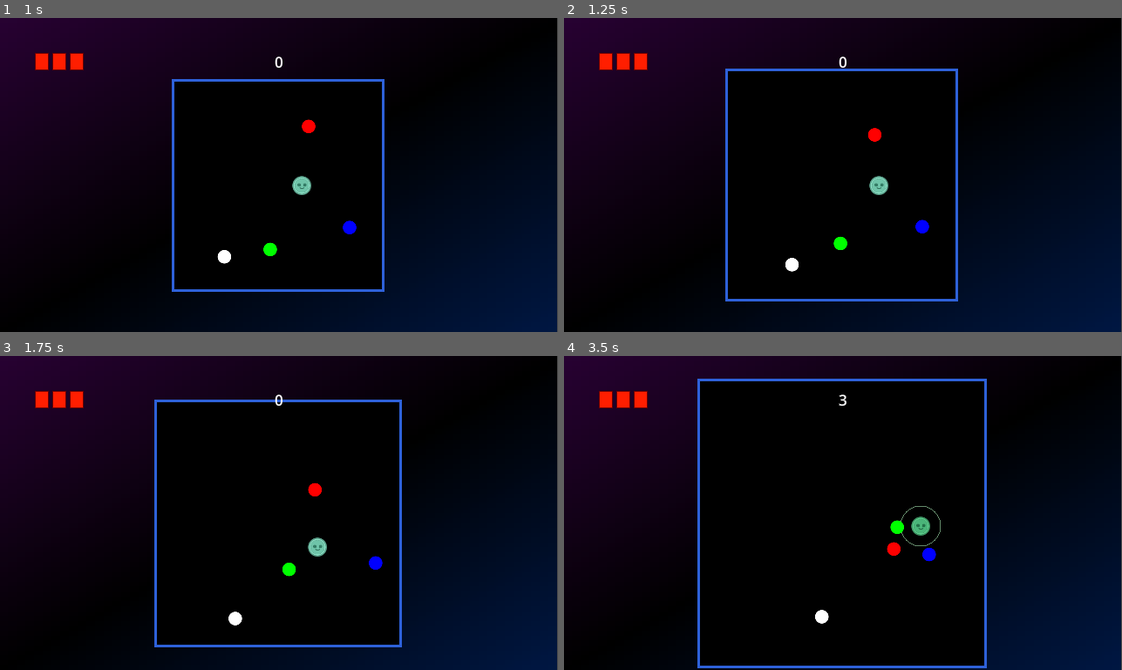
Above: before the commit, frames 1-4 (two rows, left to right).
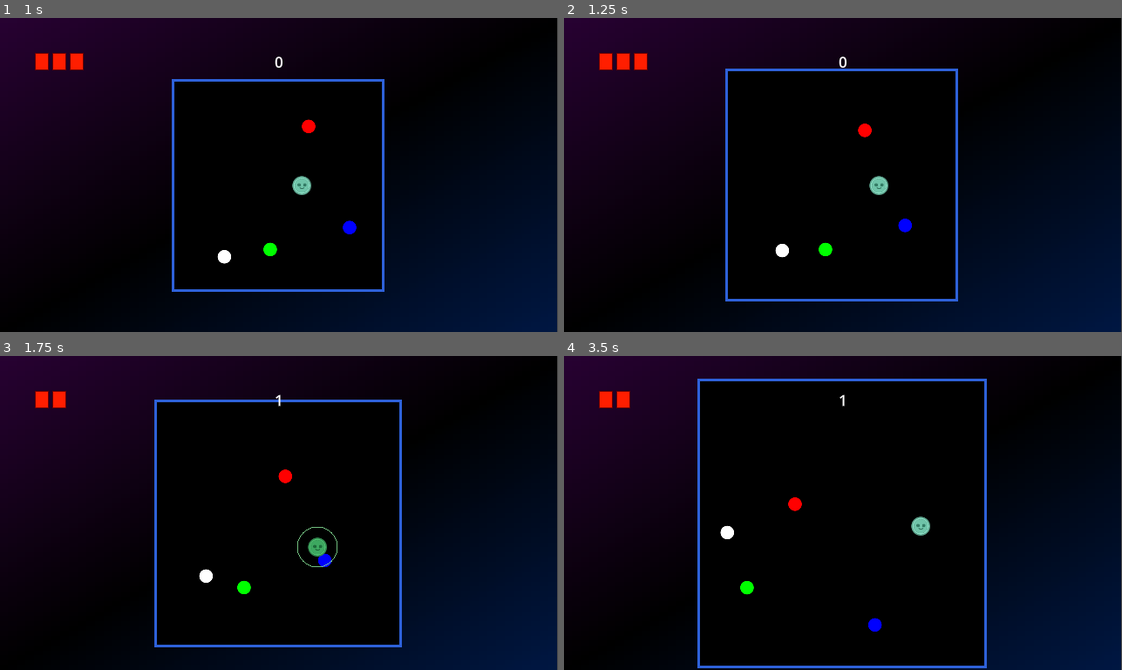
Above: after the commit, the same moments.

Repository: leofarias-cpu/brain-game-jam-incremental
Game: Godot game, scene res://systems/game/game.tscn
Same seed, same stepped clock (60 frames per second), same inputs: the game is played once before the commit and once after it.
Inputs:
- Up to frame 1 (1 s): tap Enter (ui_accept) at 0.5, 0.77 s; hold D (right) from 0.53 s (still down)
- Up to frame 2 (1.25 s): keep holding D (right)
- Up to frame 3 (1.75 s): release D (right) at 1.28 s; hold S (down) from 1.28 s (still down); tap Enter (ui_accept) at 1.52 s
- Up to frame 4 (3.5 s): release S (down) at 2.03 s; hold D (right) 2.03-2.78 s; hold W (up) from 2.78 s (still down); tap Enter (ui_accept) at 3.02 s

Frame 1 is identical in both runs. In frame 2, 0.7% of the frame differs, in the area x 37-66%, y 33-81%; in frame 3, 1.1%, in the area x 12-69%, y 11-86%; in frame 4, 1.1%.

Commit message:
feat: começo do upgrade system, implementando mais lógica do loop principal

Diff:
--- a/entities/ball/ball.tscn
+++ b/entities/ball/ball.tscn
@@ -29,7 +29,7 @@
 [sub_resource type="CircleShape2D" id="CircleShape2D_ivg0e"]
 radius = 7.5
 
-[node name="CharacterBody2D" type="CharacterBody2D" unique_id=1851846432 node_paths=PackedStringArray("hitbox")]
+[node name="Ball" type="CharacterBody2D" unique_id=1851846432 node_paths=PackedStringArray("hitbox") groups=["enemies"]]
 collision_layer = 2
 collision_mask = 5
 script = ExtResource("1_61umk")
--- a/entities/player/player.gd
+++ b/entities/player/player.gd
@@ -1,14 +1,16 @@
-extends CharacterBody2D
+class_name Player extends CharacterBody2D
 
-@export var SPEED = 30.0
 @export var grazing_area: Area2D
 @export var grazing_collision_shape: CollisionShape2D
 @export var hitbox: Area2D
 @export var sprite: Sprite2D
 
+var speed = 60
+var hp := 2
+
 signal graze(value: int)
 signal hit
-
+signal died
 
 func _ready() -> void:
 	grazing_area.area_entered.connect(_on_graze_area_area_entered)
@@ -20,12 +22,12 @@
 	var direction_y := Input.get_axis("up", "down")
 
 	if direction_x:
-		velocity.x = direction_x * SPEED
+		velocity.x = direction_x * speed
 	else:
 		velocity.x = 0
 
 	if direction_y:
-		velocity.y = direction_y * SPEED
+		velocity.y = direction_y * speed
 	else:
 		velocity.y = 0
 	move_and_slide()
@@ -42,4 +44,8 @@
 	hit.emit()
 	var tween = get_tree().create_tween()
 	tween.tween_property(sprite, 'modulate', Color(0.99, 0.33, 0.198, 1.0), 0.3)
+	if hp <= 0:
+		died.emit()
+		return
+
 	tween.tween_property(sprite, 'modulate', Color(1.0, 1.0, 1.0, 1.0), 0.2)
--- a/project.godot
+++ b/project.godot
@@ -29,6 +29,10 @@
 "res://systems/": "pink",
 "res://ui/": "teal"
 }
+
+[global_group]
+
+enemies="All the enemies baby"
 
 [gui]
 
--- a/systems/game/game.gd
+++ b/systems/game/game.gd
@@ -1,17 +1,22 @@
-extends Node2D
+class_name Game extends Node2D
 
-@export var hp = 3:
-	set(value):
-		hp = value
-		if hp <= 0:
-			get_tree().paused = true
+@export_group("Player")
+@export var player: Player
+@export var player_hp_max := 2
+@export var player_speed := 60.0
 
+@export_group("Play Space")
 @export var play_space_height: float
 @export var play_space_width: float
 @export var play_space_border_width: float
 @export var play_space: PlaySpace
 
+@export_group("")
 @export var enemies: Array[PackedScene]
+@export var upgrades: Dictionary[PackedScene, int]
+
+@export_group("Enemy Stats")
+
 
 func _ready() -> void:
 	play_space.height = play_space_height
@@ -21,22 +26,22 @@
 
 	round_start()
 
-func _process(_delta: float) -> void:
+func _process(_delta: float):
 	if Input.is_action_just_pressed("ui_accept"):
 		play_space.height += 32
 		play_space.width += 32
 		play_space.update_size()
-	const directions = [Vector2.UP, Vector2.RIGHT, Vector2.DOWN, Vector2.LEFT]
-	#for i in 20:
-		#await get_tree().create_timer(1).timeout
-		#var direction: Vector2 = directions.pick_random()
-		#print("Side: %s = %s" % [direction, play_space.get_point_from_side(direction, 0.5)])
+
+func round_start() -> void:
+	setup_player()
+	clear_enemies()
+	spawn_enemies()
+
+func round_end() -> void:
+	pass
 
 
-func _on_player_hit() -> void:
-	hp -= 1
-
-func round_start():
+func spawn_enemies() -> void:
 	for i in enemies.size():
 		var scene = enemies[i]
 		var new_enemy = scene.instantiate()
@@ -50,5 +55,20 @@
 			new_enemy.position = play_space.get_point_from_side(direction, 0.4)
 			new_enemy.rotation = direction.angle()
 			new_enemy.modulate = colors[i % 4]
+			new_enemy.add_to_group('enemies')
 			print(new_enemy.position)
+
 		play_space.add_child(new_enemy)
+
+func clear_enemies() -> void:
+	for enemy in get_tree().get_nodes_in_group("enemies"):
+		enemy.queue_free()
+
+func setup_player() -> void:
+	player.hp = player_hp_max
+	player.speed = player_speed
+	player.position = play_space.position
+
+
+func _on_player_died() -> void:
+	round_end()
--- a/systems/game/game.tscn
+++ b/systems/game/game.tscn
@@ -6,6 +6,7 @@
 [ext_resource type="PackedScene" uid="uid://cuovppwi20kvk" path="res://entities/ball/ball.tscn" id="4_fcqpf"]
 [ext_resource type="PackedScene" uid="uid://budtopphq6vwo" path="res://entities/player/player.tscn" id="5_2ub4j"]
 [ext_resource type="PackedScene" uid="uid://cejcjsd3sgueb" path="res://entities/play space/PlaySpace.tscn" id="6_q6kid"]
+[ext_resource type="Script" uid="uid://d2jv2neubkwrw" path="res://systems/upgrade/UpgradesManager.gd" id="7_sc4om"]
 
 [sub_resource type="Gradient" id="Gradient_80nbo"]
 offsets = PackedFloat32Array(0, 0.50301206, 0.9939759)
@@ -24,18 +25,20 @@
 border_width_bottom = 1
 border_color = Color(0.41, 0, 0, 1)
 
-[node name="Game" type="Node2D" unique_id=1060518661 node_paths=PackedStringArray("play_space")]
+[node name="Game" type="Node2D" unique_id=1060518661 node_paths=PackedStringArray("player", "play_space")]
 script = ExtResource("1_tsptn")
+player = NodePath("Player")
 play_space_height = 200.0
 play_space_width = 200.0
 play_space_border_width = 6.0
 play_space = NodePath("PlaySpace")
 enemies = Array[PackedScene]([ExtResource("4_fcqpf"), ExtResource("4_fcqpf"), ExtResource("4_fcqpf"), ExtResource("4_fcqpf")])
 
+[node name="Player" parent="." unique_id=1423667927 instance=ExtResource("5_2ub4j")]
+position = Vector2(320, 192)
+
 [node name="PlaySpace" parent="." unique_id=1075310213 instance=ExtResource("6_q6kid")]
 position = Vector2(320, 192)
-
-[node name="Player" parent="PlaySpace" unique_id=1423667927 instance=ExtResource("5_2ub4j")]
 
 [node name="Camera2D" type="Camera2D" parent="." unique_id=1565455197]
 position = Vector2(321, 180)
@@ -92,6 +95,10 @@
 layout_mode = 2
 theme_override_styles/panel = SubResource("StyleBoxFlat_tga20")
 
-[connection signal="graze" from="PlaySpace/Player" to="CanvasLayer/MarginContainer/Label" method="_on_player_graze"]
-[connection signal="hit" from="PlaySpace/Player" to="." method="_on_player_hit"]
-[connection signal="hit" from="PlaySpace/Player" to="CanvasLayer/MarginContainer/HealthBar" method="_on_player_hit"]
+[node name="Upgrades" type="Node2D" parent="." unique_id=402822264]
+script = ExtResource("7_sc4om")
+
+[connection signal="died" from="Player" to="." method="_on_player_died"]
+[connection signal="graze" from="Player" to="CanvasLayer/MarginContainer/Label" method="_on_player_graze"]
+[connection signal="hit" from="Player" to="." method="_on_player_hit"]
+[connection signal="hit" from="Player" to="CanvasLayer/MarginContainer/HealthBar" method="_on_player_hit"]
--- /dev/null
+++ b/systems/upgrade/Upgrade.gd
@@ -0,0 +1,16 @@
+## This is actually abstract so plase override upgrade, thanks.
+## Since you can't make resources out of abstract resource this can't actually be a resource affff
+class_name Upgrade extends Resource
+
+@export var cost_curve: Curve
+## Amount of times this can be upgraded.
+@export var max_upgrades: int = 1
+var current_upgrades: int = 0
+
+@export var description: String = "Buy me B )"
+@export var icon: Image
+
+## Applies the effect of the upgrade by modifying Game.
+## Could be adding an enemy, changing stats, anything.
+func upgrade(game: Game) -> void:
+    pass
--- /dev/null
+++ b/systems/upgrade/UpgradesManager.gd
@@ -0,0 +1,5 @@
+class_name UpgradesManager extends Node2D
+
+@export var upgrade: Upgrade
+func _ready() -> void:
+	pass # Replace with function body.
--- /dev/null
+++ b/systems/upgrade/upgrades/add_ball/add_ball.gd
@@ -0,0 +1,4 @@
+extends Upgrade
+
+func upgrade(game: Game) -> void:
+	pass
--- /dev/null
+++ b/systems/upgrade/upgrades/add_ball/add_ball.tres
@@ -0,0 +1,7 @@
+[gd_resource type="Resource" format=3 uid="uid://t0mqqu86gh3u"]
+
+[ext_resource type="Script" uid="uid://bmgpk44qdj1im" path="res://systems/upgrade/upgrades/add_ball/add_ball.gd" id="1_xhv5j"]
+
+[resource]
+script = ExtResource("1_xhv5j")
+metadata/_custom_type_script = "uid://cyd5pn1tdumoj"
Not shown, added: systems/upgrade/Upgrade.gd.uid
Not shown, added: systems/upgrade/UpgradesManager.gd.uid
Not shown, added: systems/upgrade/upgrades/add_ball/add_ball.gd.uid
